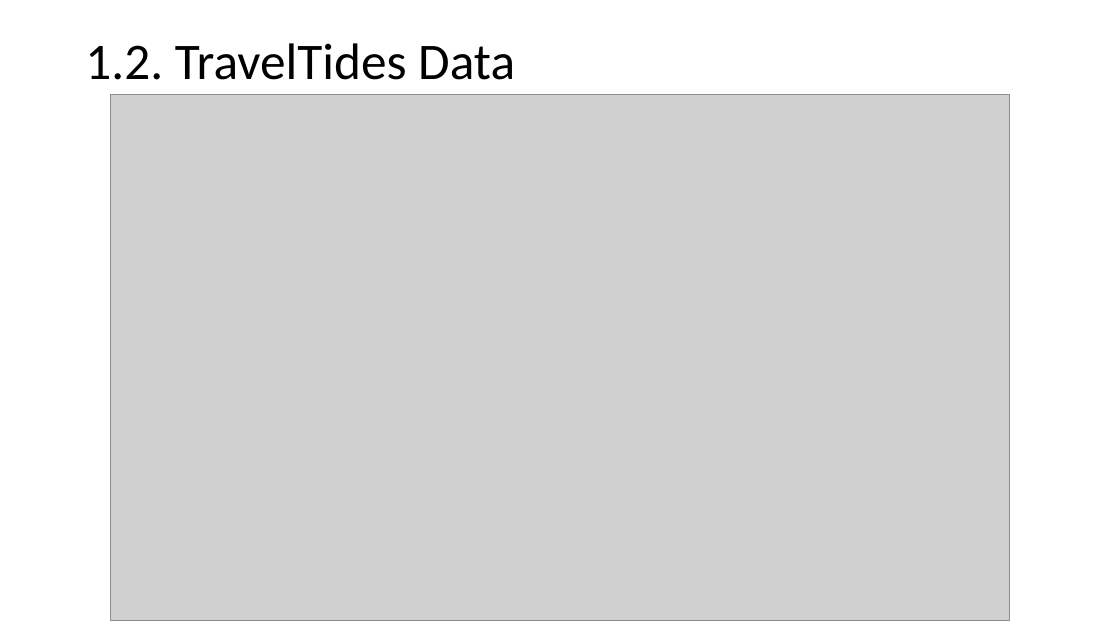
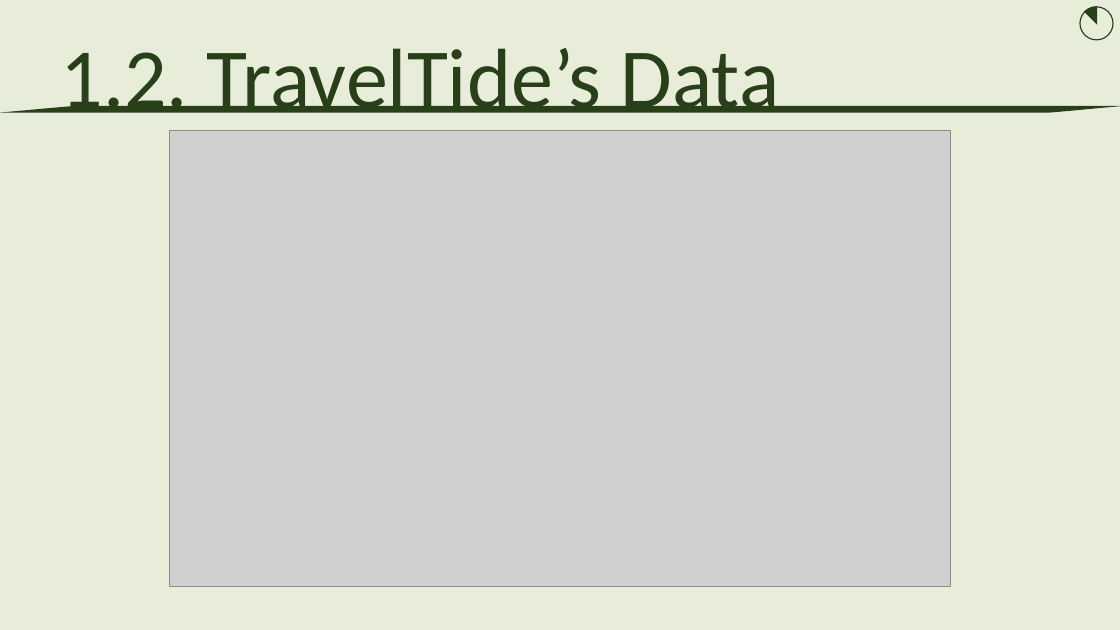
Before and after one commit to florian7380/TravelTide-Project, a slide deck: slide 4 of reports/TravelTide - Presentation.pptx. Drawn at 1120x630 pixels with LibreOffice and Linux fonts; fonts in the diff are those of the drawing; grey boxes stand for pictures. Boxes give left, top, right and bottom in pixels: in the first picture for what was removed or moved away, otherwise in the second. Text is boxed around its words. In the diff, an @@ line names an element or a change of style, - is before the commit and + after.

```diff
--- a/reports/TravelTide - Presentation.pptx
+++ b/reports/TravelTide - Presentation.pptx
@@ background #FFFFFF to #E8EDDA @@
@@ text "1.2. TravelTide’s Data" at <box>61,48,780,113</box>: vertical alignment middle to top @@
@@ ellipse added at <box>1081,7,1113,39</box>, fill #E8EDDA, outline #283F19 1 pt @@
@@ pie slice (boxed as its full ellipse) added at <box>1081,7,1113,39</box>, fill #283F19, outline #283F19 1 pt @@
@@ text at <box>61,48,780,113</box>: text changed; size 44 to 72 pt; text colour #000000 to #283F19 @@
-1.2. TravelTides Data
+1.2. TravelTide’s Data
@@ freeform shape added at <box>0,106,1120,113</box>, fill #283F19 @@
@@ picture: place and size @@
-picture at <box>111,95,1010,621</box>
+picture at <box>170,130,950,587</box>
```
Also in this commit, not shown: 17 other slides changed, 2 slides removed.
